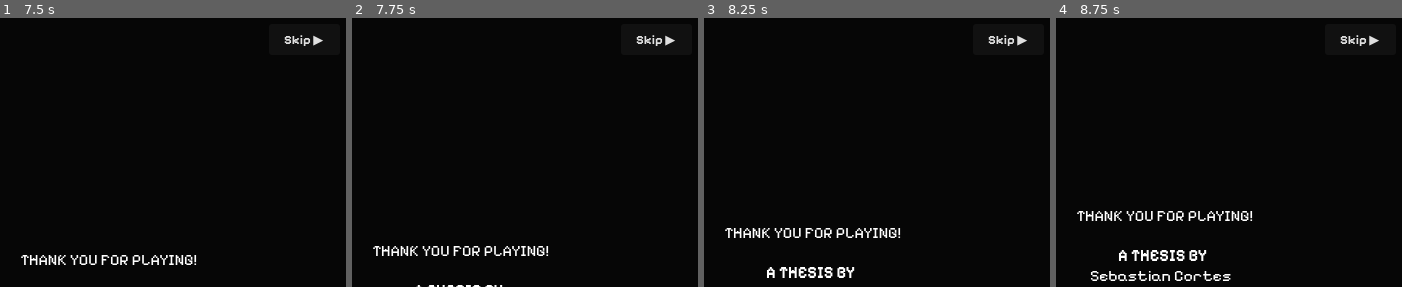
Above: before the commit, frames 1-4 (left to right).
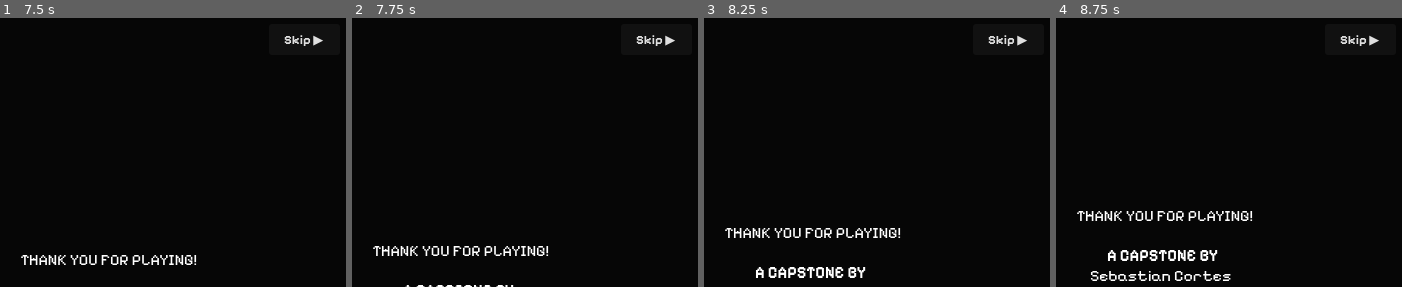
Above: after the commit, the same moments.

Repository: Raikosuu/Full-Tech-Panic_Public
Game: Godot game, scene res://scenes/credits_scene.tscn
Same seed, same stepped clock (60 frames per second), same inputs: the game is played once before the commit and once after it. This scene is started directly instead of the project's main scene.
Inputs (mouse positions are in pixels of both pictures, inside the frame that each line leads up to):
- Up to frame 1 (7.5 s): tap Enter at 0.5, 2.75, 3.6 s; move the mouse to (211, 139) at 0.52 s; hold D (move_right) 0.53-1.25 s; hold E (interact) 0.53-1.25 s; click (211, 139) at 0.67 s; tap Space at 0.77, 2, 3.77, 5 s; drag from (10, 165) to (83, 206) at 1.27 s; move the mouse to (155, 93) at 2.02 s; hold D (move_right) 2.03-2.75 s; tap Z at 2.1 s; drag from (83, 206) to (outside the picture) at 2.77 s; move the mouse to (252, 192) at 3.52 s; hold A (move_left) 3.53-4.25 s; drag from (outside the picture) to (34, 85) at 4.27 s; move the mouse to (131, 152) at 5.02 s; hold S (move_down) 5.03-5.75 s; hold E (interact) 5.03-5.75 s; click (131, 152) at 5.17 s; click "Skip ▶" at 5.75 s; click "Skip ▶" at 6.5 s; drag from (34, 85) to (10, 165) at 7.27 s
- Up to frame 2 (7.75 s): no input
- Up to frame 3 (8.25 s): move the mouse to (915, 139) at 8.02 s; hold W (move_up) from 8.03 s (still down); tap Z at 8.1 s
- Up to frame 4 (8.75 s): keep holding W (move_up); tap Space at 8.27 s

Frame 1 is identical in both runs. In frame 2, 0.1% of the frame differs, in the area x 15-47%, y 99-100%; in frame 3, 0.9%, in the area x 15-47%, y 92-97%; in frame 4, 0.9%.

Commit message:
project name update and consultation
edited credits section and updated application name

Diff:
--- a/project.godot
+++ b/project.godot
@@ -14,7 +14,7 @@
 
 [application]
 
-config/name="Overclocked"
+config/name="OVERCLOCKED"
 run/main_scene="uid://ciqcyo1jehrui"
 config/features=PackedStringArray("4.6", "GL Compatibility")
 config/icon="uid://b86tcibm0diuf"
--- a/scenes/credits_scene.tscn
+++ b/scenes/credits_scene.tscn
@@ -150,7 +150,7 @@
 bbcode_enabled = true
 text = "[center] THANK YOU FOR PLAYING!
 
-[b]A THESIS BY[/b]
+[b]A CAPSTONE BY[/b]
 Sebastian Cortes
 Michael Tabugadir
 
